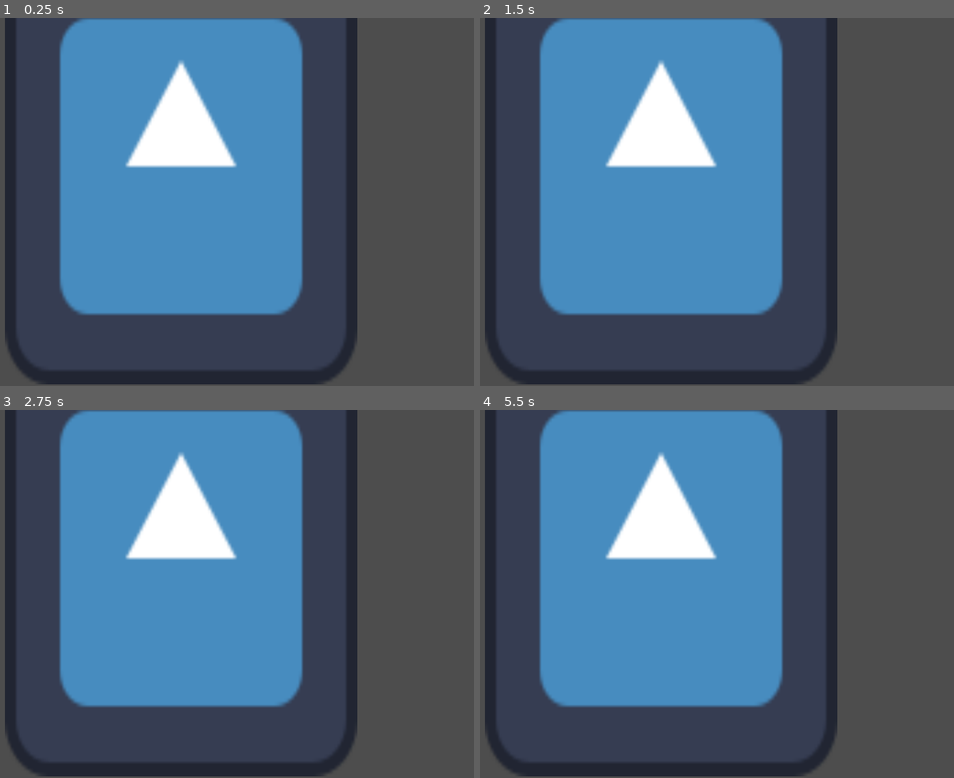
Above: before the commit, frames 1-4 (two rows, left to right).
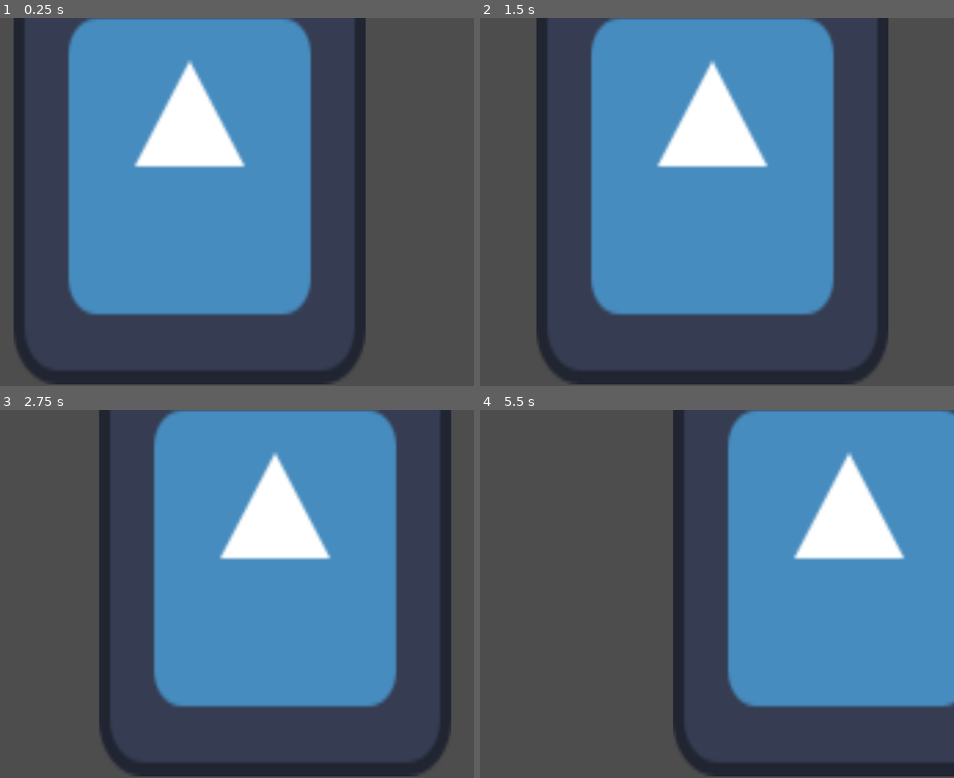
Above: after the commit, the same moments.

Repository: Helia8/mouse-duty
Game: Godot game, scene res://icon.tscn
Same seed, same stepped clock (60 frames per second), same inputs: the game is played once before the commit and once after it. Before the commit the project has no main scene; this scene is started directly in both runs. The engine's default icon, where the game draws it, is replaced by a stand-in: a white triangle on a blue panel in a dark square.
Inputs:
- Up to frame 1 (0.25 s): no input
- Up to frame 2 (1.5 s): no input
- Up to frame 3 (2.75 s): no input
- Up to frame 4 (5.5 s): no input

The runs differ from the first frame. In frame 1, 11% of the frame differs, in the area x 1-78%, y 0-100%; in frame 2, 32%; in frame 3, 46%; in frame 4, 68%, in the area x 1-100%, y 0-100%.

Commit message:
feat: basic movement

Diff:
--- /dev/null
+++ b/icon.gd
@@ -0,0 +1,5 @@
+extends Sprite2D
+
+
+func _process(delta):
+	position.x += 1;
--- a/icon.tscn
+++ b/icon.tscn
@@ -1,6 +1,7 @@
 [gd_scene format=3 uid="uid://cj0dnt1nsqhlf"]
 
 [ext_resource type="Texture2D" uid="uid://7rxtow5u8uog" path="res://icon.svg" id="1_tr34o"]
+[ext_resource type="Script" uid="uid://blo4gwis44oe6" path="res://icon.gd" id="2_hqyvl"]
 
 [node name="Node2D" type="Node2D" unique_id=547889349]
 
@@ -8,3 +9,4 @@
 position = Vector2(638, 249)
 scale = Vector2(4.828125, 6.1953125)
 texture = ExtResource("1_tr34o")
+script = ExtResource("2_hqyvl")
--- a/project.godot
+++ b/project.godot
@@ -11,12 +11,18 @@
 [application]
 
 config/name="Mouse-Duty"
+run/main_scene="uid://cj0dnt1nsqhlf"
 config/features=PackedStringArray("4.6", "GL Compatibility")
 config/icon="res://icon.svg"
 
 [dotnet]
 
 project/assembly_name="Mouse-Duty"
+
+[editor]
+
+version_control/plugin_name="GitPlugin"
+version_control/autoload_on_startup=true
 
 [physics]
 
Not shown, added: addons/godot-git-plugin/git_plugin.gdextension.uid
Not shown, added: icon.gd.uid
Not shown, added: addons/godot-git-plugin/LICENSE
Not shown, added: addons/godot-git-plugin/THIRDPARTY.md
Not shown, added: addons/godot-git-plugin/git_plugin.gdextension
Not shown, added: addons/godot-git-plugin/linux/libgit_plugin.linux.editor.x86_64.so
Not shown, added: addons/godot-git-plugin/macos/libgit_plugin.macos.editor.universal.dylib
Not shown, added: addons/godot-git-plugin/windows/libgit_plugin.windows.editor.x86_64.dll
Not shown, added: addons/godot-git-plugin/windows/~libgit_plugin.windows.editor.x86_64.dll
